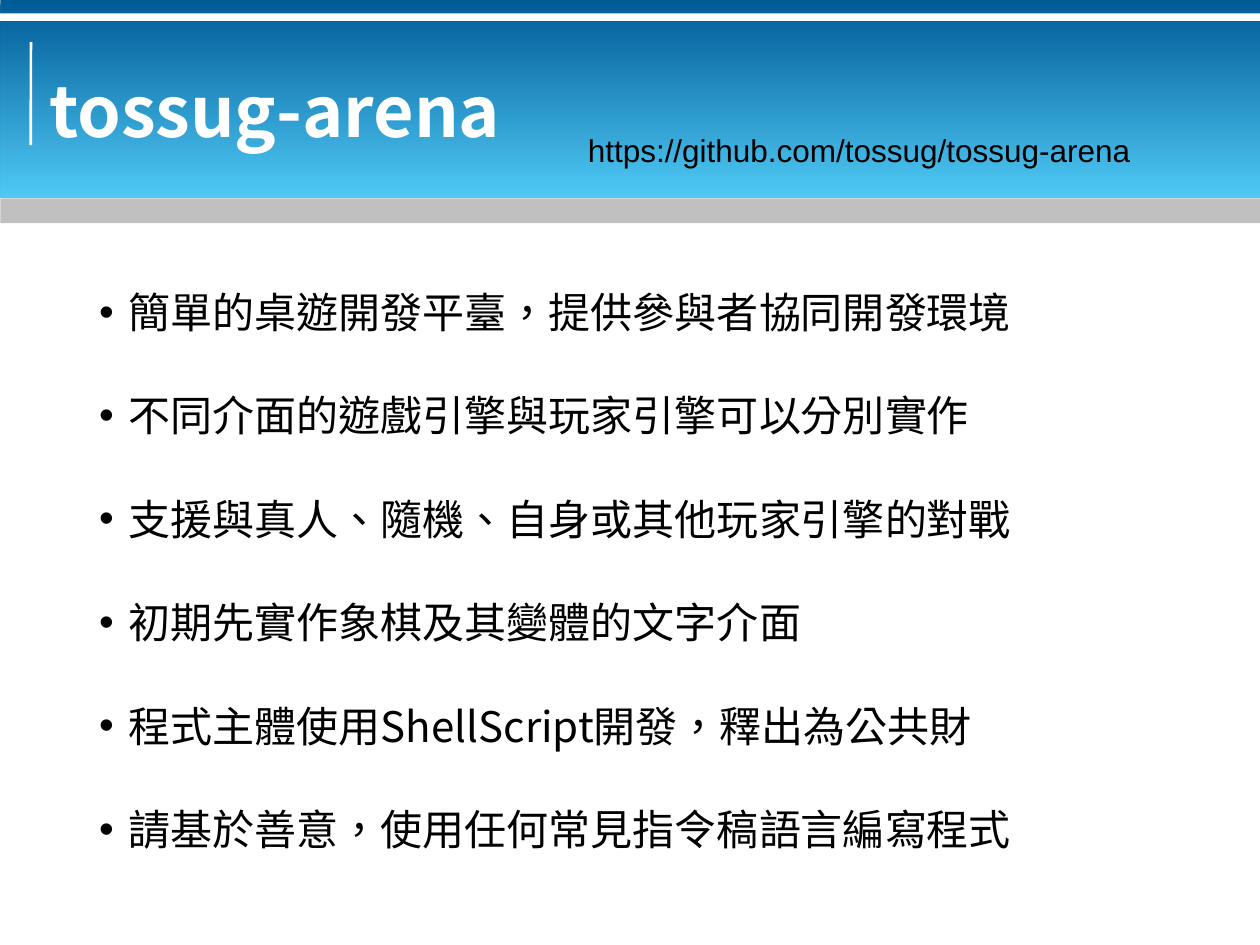
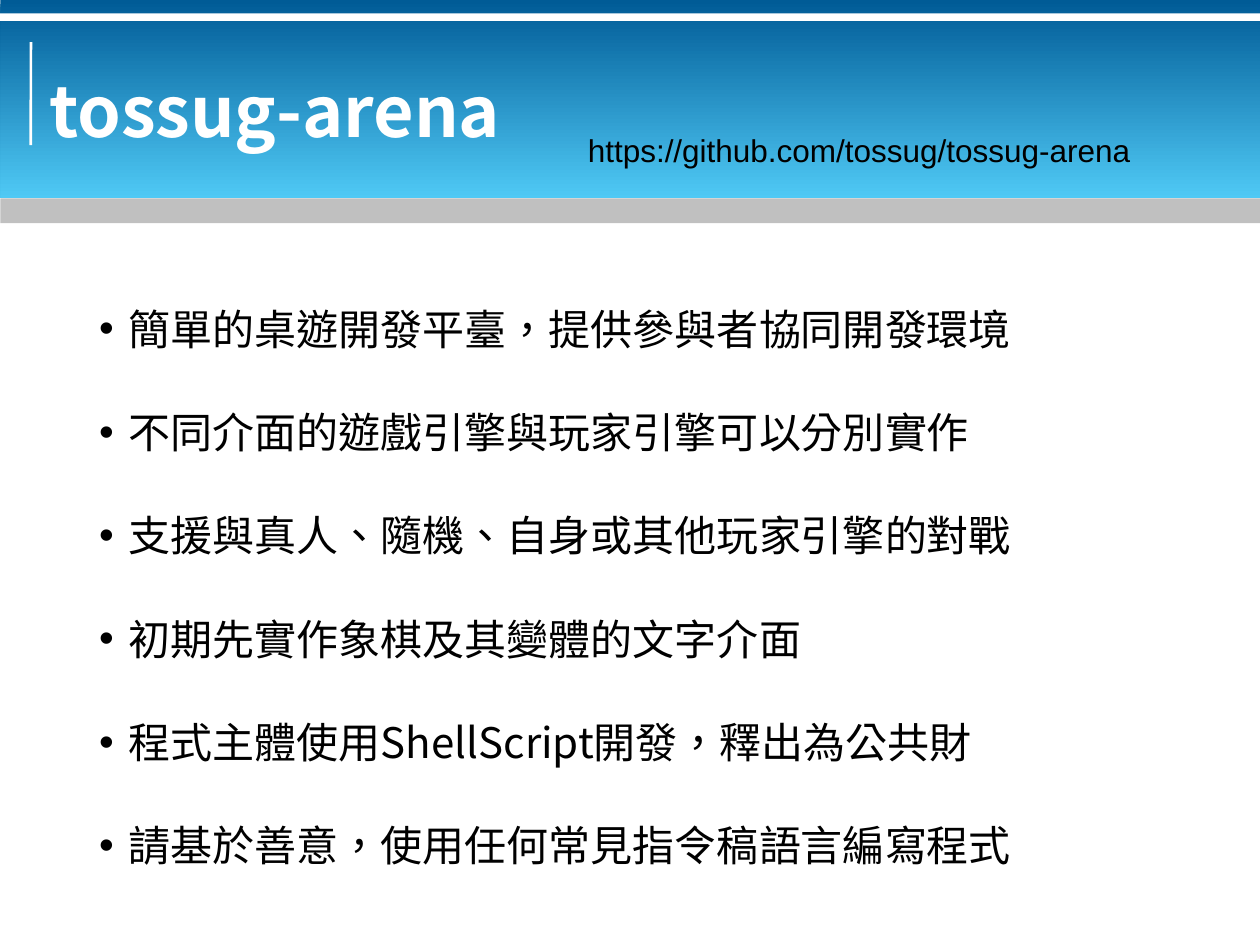
Before and after one commit to bluebat/.presentations, a slide deck: slide 2 of gamelets-arena-for-ai-players.odp. Drawn at 1260x945 pixels with LibreOffice and Linux fonts; fonts in the diff are those of the drawing; background and template pictures are left out. Boxes give left, top, right and bottom in pixels: in the first picture for what was removed or moved away, otherwise in the second. Text is boxed around its words. In the diff, an @@ line names an element or a change of style, - is before the commit and + after.

Commit message:
update tossug-arena

```diff
--- a/gamelets-arena-for-ai-players.odp
+++ b/gamelets-arena-for-ai-players.odp
@@ text "簡單的桌遊開發平臺，提供參與者協同開發環境": place and size @@
-text "簡單的桌遊開發平臺，提供參與者協同開發環境" at [129,292,1011,849]
+text "簡單的桌遊開發平臺，提供參與者協同開發環境" at [129,309,1011,865]
```
Also in this commit, not shown: 3 other slides changed, 1 other file.
